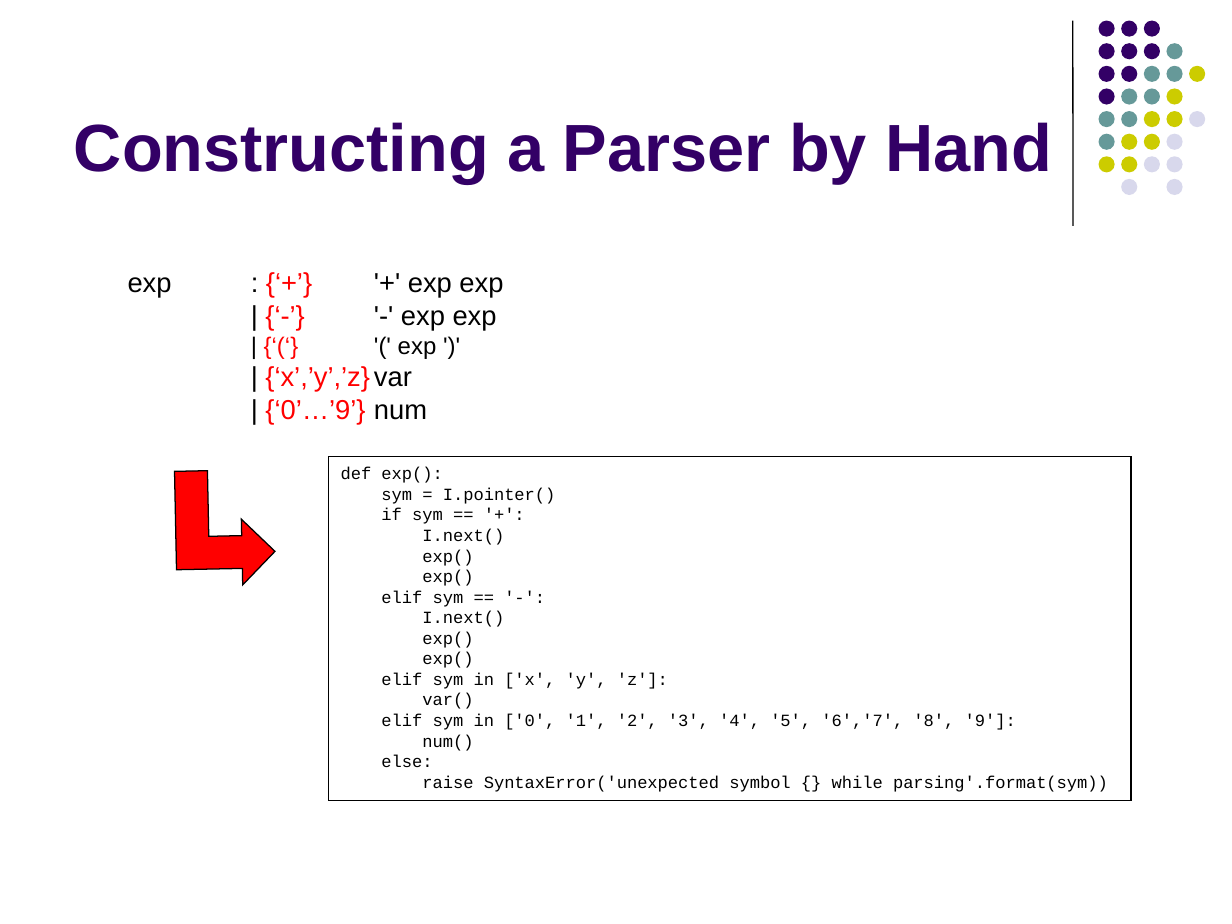
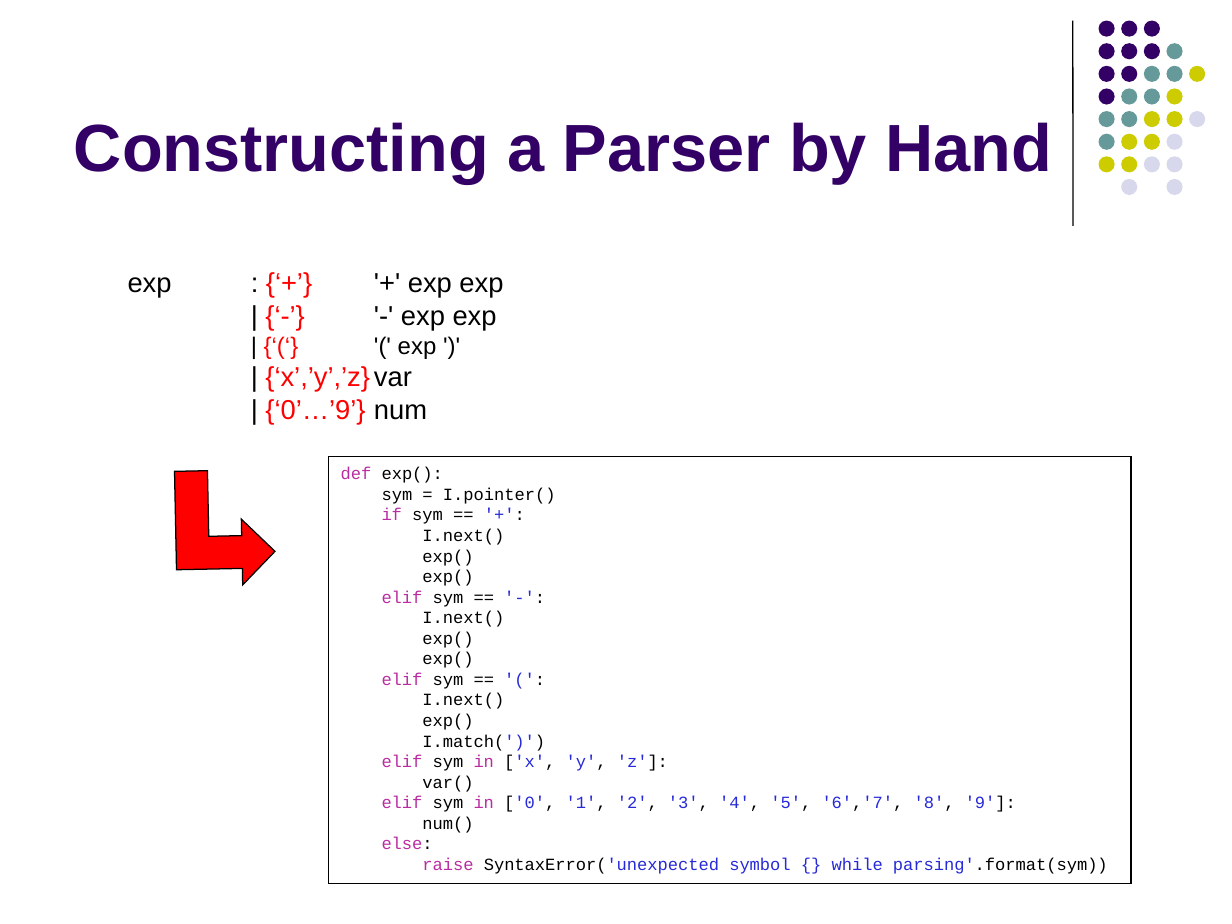
Before and after one commit to lutzhamel/CSC402, a slide deck: slide 21 of csc402-ln002.pptx. Drawn at 1232x924 pixels with LibreOffice and Linux fonts; fonts in the diff are those of the drawing. Boxes give left, top, right and bottom in pixels: in the first picture for what was removed or moved away, otherwise in the second. Text is boxed around its words. In the diff, an @@ line names an element or a change of style, - is before the commit and + after.

```diff
--- a/csc402-ln002.pptx
+++ b/csc402-ln002.pptx
@@ rectangle "def exp():": place and size @@
-rectangle "def exp():" at (329, 457, 1131, 801)
+rectangle "def exp():" at (329, 457, 1131, 885)
@@ text in rectangle at (341, 467, 1108, 874): text colour #000000 to #BA2DA2 in "def", "if", "elif", "elif in" and 3 more places; text colour #000000 to #272AD8 in "'+':", "'-':", "['x', 'y', 'z']:", "['0', '1', '2', '3', '4', '5', '6','7', ..." and 1 more places @@
@@ text in rectangle at (382, 672, 545, 751): paragraphs added @@
+elif sym == '(':
+I.next()
+exp()
+I.match(')')
```
Also in this commit, not shown: 5 other slides changed, 1 other file.
